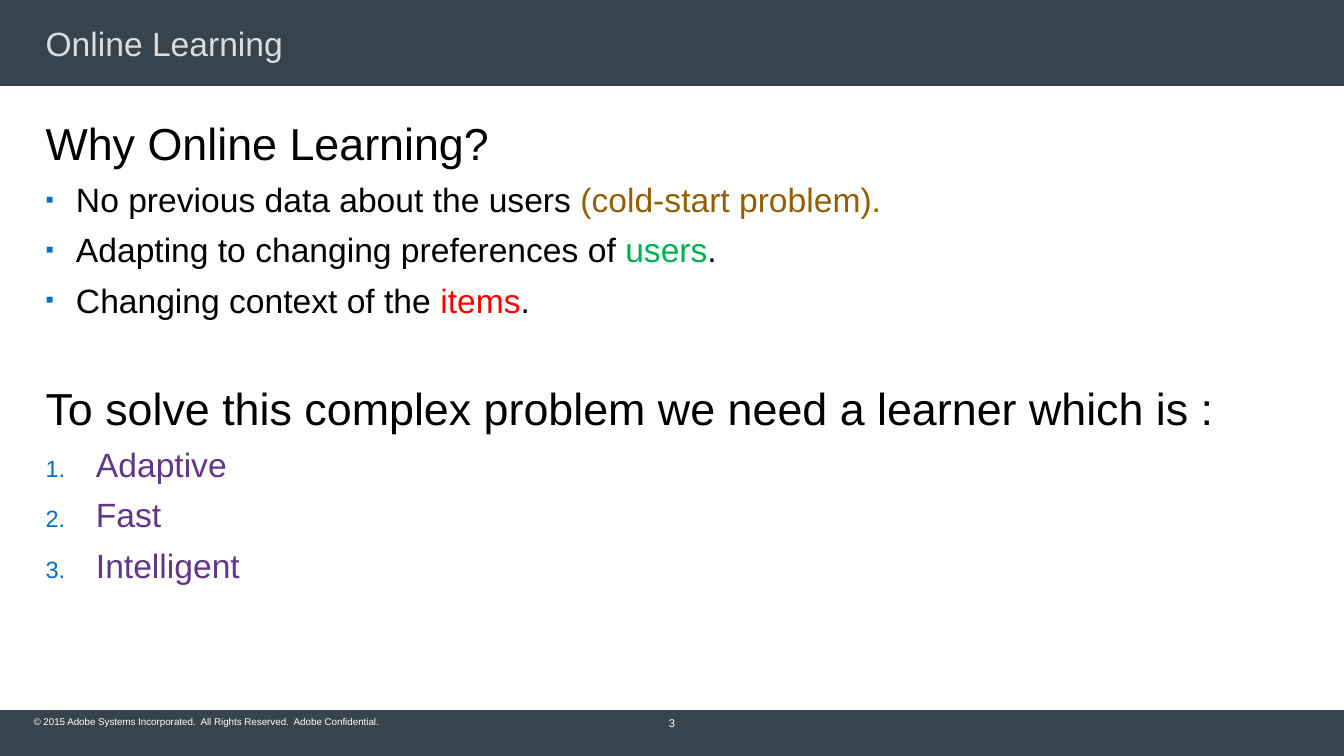
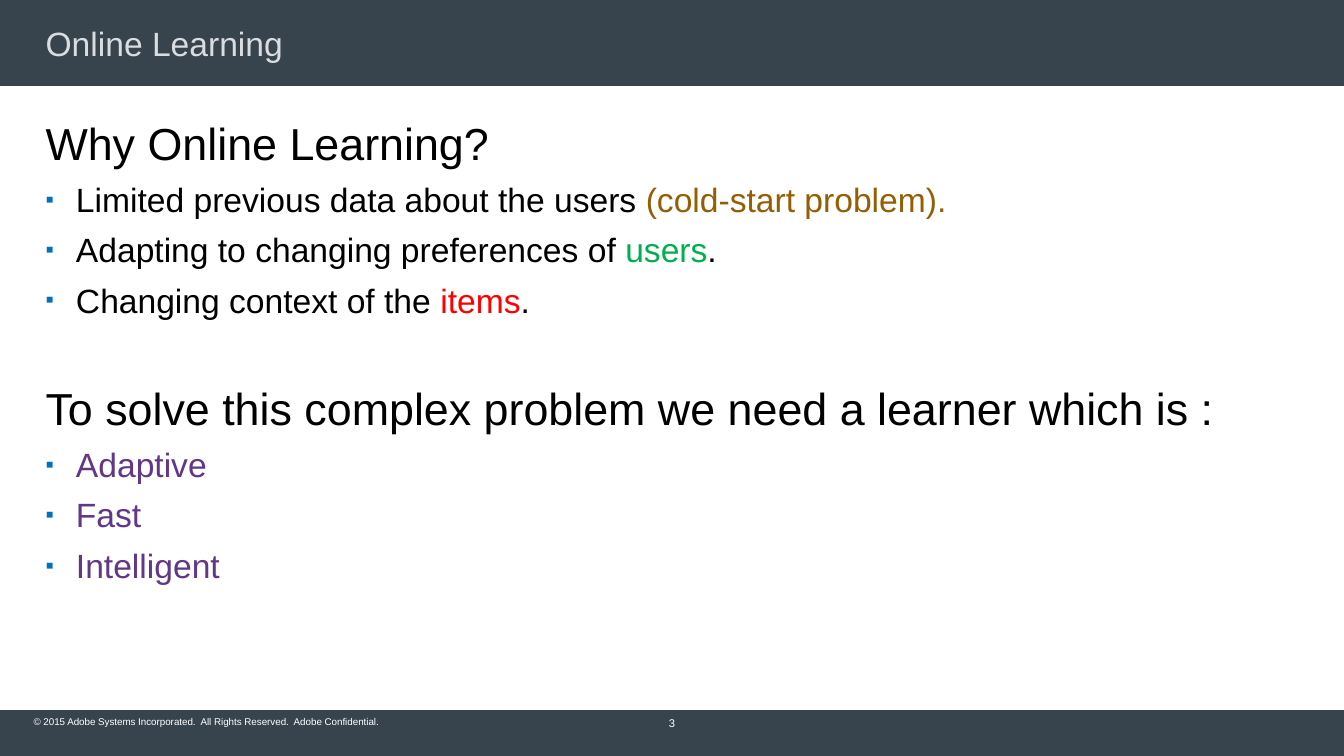
Before and after one commit to Subhojyoti/Adobe_Intern, a slide deck: slide 3 of Adobe PPT/Subho_Inception_talk.pptx. Drawn at 1344x756 pixels with LibreOffice and Linux fonts; fonts in the diff are those of the drawing; background and template pictures are left out. Boxes give left, top, right and bottom in pixels: in the first picture for what was removed or moved away, otherwise in the second. Text is boxed around its words. In the diff, an @@ line names an element or a change of style, - is before the commit and + after.

```diff
--- a/Adobe PPT/Subho_Inception_talk.pptx
+++ b/Adobe PPT/Subho_Inception_talk.pptx
@@ text at box(76, 187, 946, 219): text changed @@
-▪ No previous data about the users (cold-start problem).
+▪ Limited previous data about the users (cold-start problem).
@@ text at box(76, 452, 220, 585): bullet 1. to ▪ @@
```
Also in this commit, not shown: 2 other slides changed, 1 other file.
